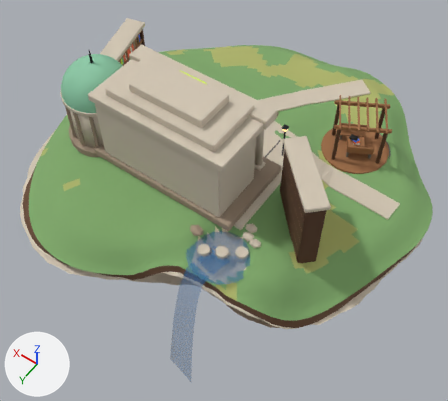
Renders of the Blender file assets-src/blender/islands/blogs.blend from each side of a commit.
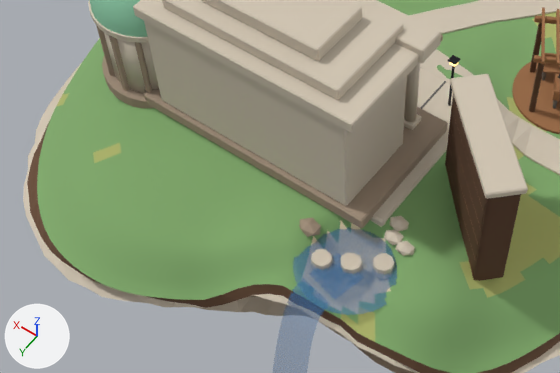
Old and new are each drawn whole from a 50 mm lens placed at (-10.27, 15.05, 19.57), pointed at (-0.29, 1.08, -2.39) and again close up on the part from 1% to 78% of the width and 23% to 80% of the height. Every picture has the same lights, and +X, +Y and +Z are marked at lower left. The older version's two pictures come first.

In view in the first close-up: 'buildings', 'foundation', 'landmarks', 'props', 'terrain', 'water_pond0', 'waterfall_0'.
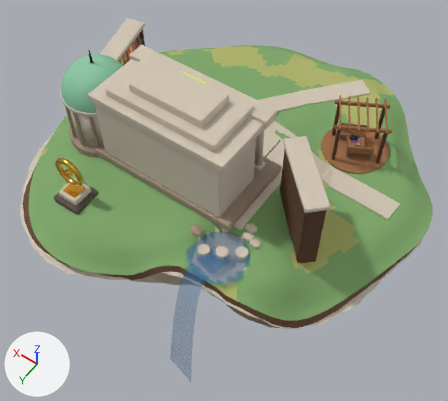
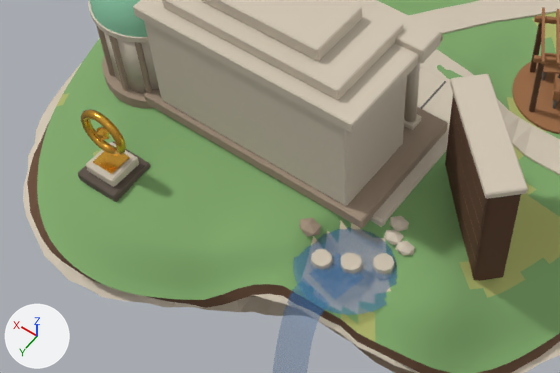
Pixel boxes [x1, y1, x2, y2] of what changed, in the close-ups (560 x 373 px):
'anim_spin_monument_ring', added (orange): after [81, 109, 126, 156]
part 1 of me_props, deleted: before [448, 55, 461, 106]
part 2 of me_buildings, added: after [86, 142, 139, 187]
part 3 of me_buildings, added: after [93, 151, 130, 174]
part 4 of me_buildings, added: after [78, 142, 150, 202]

Patch to the scene script:
```diff
--- a/assets-src/blender/islands/blogs.blend.py
+++ b/assets-src/blender/islands/blogs.blend.py
@@ mat_m_gold @@
+mat_m_gold = principled_material('M_gold')
+mat_m_gold.base_color = (0.88, 0.479, 0.0704)  # orange #f1b84b
+mat_m_gold.metallic = 1.0
+mat_m_gold.roughness = 0.22
@@ me_props @@
 # used by ob_props; location = (0.0, 0.0, 0.0)
-me_props.from_pydata(...)  # 5794 vertices, 6271 faces; spans x -5.72..5.93, y -3.88..5.55, z 0.35..3.46
+me_props.from_pydata(...)  # 5706 vertices, 6191 faces; spans x -5.72..5.93, y -3.88..5.55, z 0.35..3.46
+# me_props part 1: 6 loose pieces with 88 vertices, spanning x -2.51..3.51, y -0.11..0.11, z 0.95..2.6, are deleted
 me_props.materials.append(mat_m_blue)
@@ me_props @@
 me_props.materials.append(mat_m_cream)
-me_props.materials.append(mat_m_emit_warm)  # orange #ffc979, glowing orange #ffc979
 me_props.materials.append(mat_m_ink)
 me_props.materials.append(mat_m_lime)
-me_props.materials.append(mat_m_metal_dark)  # black #26262a
 me_props.materials.append(mat_m_mint)
@@ me_buildings @@
 # used by ob_buildings; location = (0.0, 0.0, 0.0)
-me_buildings.from_pydata(...)  # 1541 vertices, 1400 faces; spans x -5.72..5.9, y -3.78..4.5, z 0.35..5.05
+me_buildings.from_pydata(...)  # 1613 vertices, 1478 faces; spans x -5.72..5.9, y -3.78..6.7, z 0.29..5.05
+# me_buildings part 2: the loose piece of 24 vertices spanning x 2.85..3.25, y 1.05..1.45, z 1.3..1.46 is copied, and the copy is scaled about its middle by (2.24, 2.24, 1.71), then moved by (0.21, 4.82, -0.65); it spans x 2.81..3.71, y 5.62..6.52, z 0.59..0.87
+# me_buildings part 3: the loose piece of 24 vertices spanning x -2.3..3.3, y 1.9..4.2, z 1.3..4.0 is copied, and the copy is scaled about its middle by (0.109, 0.27, 0.0139), then moved by (2.76, 3.02, -1.75), in mat_m_gold (orange #f1b84b); it spans x 2.95..3.57, y 5.76..6.38, z 0.87..0.92
+# me_buildings part 4: a new loose piece of 24 vertices spanning x 2.63..3.88, y 5.45..6.7, z 0.29..0.59, in mat_m_stone_dark (brown #5f544a)
 me_buildings.materials.append(mat_m_emit_warm)
@@ me_buildings @@
 me_buildings.materials.append(mat_m_wood_dark)
+me_buildings.materials.append(mat_m_gold)  # orange #f1b84b
+me_buildings.materials.append(mat_m_stone_dark)  # brown #5f544a
@@ me_anim_spin_monument_ring @@
+me_anim_spin_monument_ring.from_pydata(...)  # a torus around y (ring radius 0.55, tube radius 0.11) spanning x -0.66..0.66, y -0.11..0.11, z -0.66..0.66; an icosphere of 20 faces spanning x -0.161..0.161, y -0.153..0.153, z -0.18..0.18
+for i in [*range(0, 288)]: me_anim_spin_monument_ring.polygons[i].use_smooth = True
+me_anim_spin_monument_ring.materials.append(mat_m_gold)  # orange #f1b84b
@@ ob_anim_spin_monument_ring @@
+ob_anim_spin_monument_ring = bpy.data.objects.new('anim_spin_monument_ring', me_anim_spin_monument_ring)
+ob_anim_spin_monument_ring.location = (3.26, 6.07, 1.87)
```
